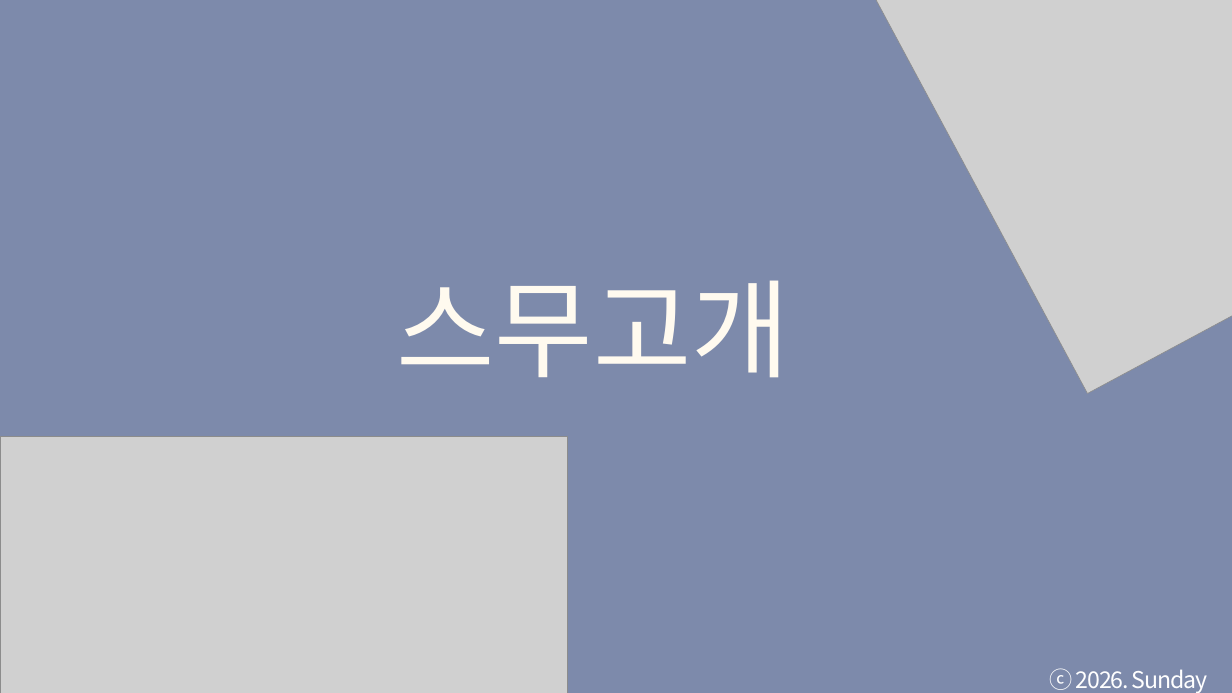
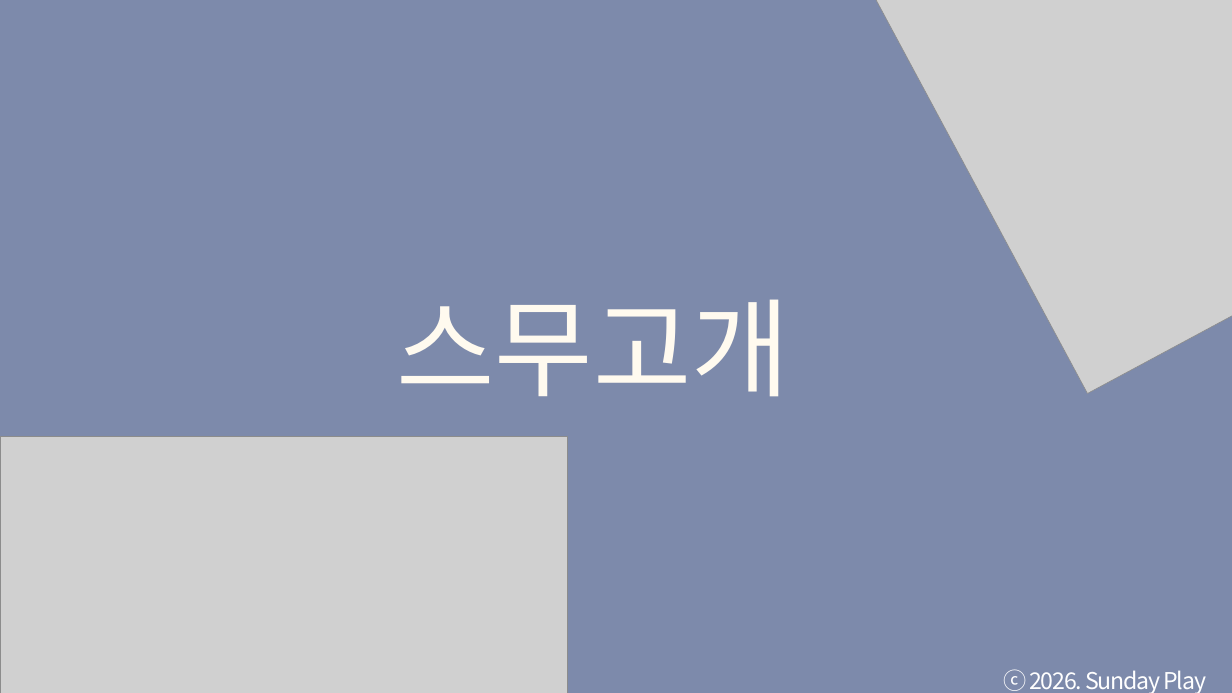
Before and after one commit to tkdgns25300/sunday_play, a slide deck: slide 4 of public/downloads/games/twenty-questions/rules.pptx. Drawn at 1232x693 pixels with LibreOffice and Linux fonts; fonts in the diff are those of the drawing; grey boxes stand for pictures. Boxes give left, top, right and bottom in pixels: in the first picture for what was removed or moved away, otherwise in the second. Text is boxed around its words. In the diff, an @@ line names an element or a change of style, - is before the commit and + after.

```diff
--- a/public/downloads/games/twenty-questions/rules.pptx
+++ b/public/downloads/games/twenty-questions/rules.pptx
@@ text "스무고개": place and size @@
-text "스무고개" at (396, 280, 790, 378)
+text "스무고개" at (396, 299, 790, 397)
@@ text "스무고개" at (396, 299, 790, 397): font Lato to Noto Sans CJK KR @@
@@ text "ⓒ 2026. Sunday Play" rewrapped from (1050, 668, 1207, 693) to (1003, 669, 1206, 693) @@
```
Also in this commit, not shown: 10 other slides changed, 3 other files.
